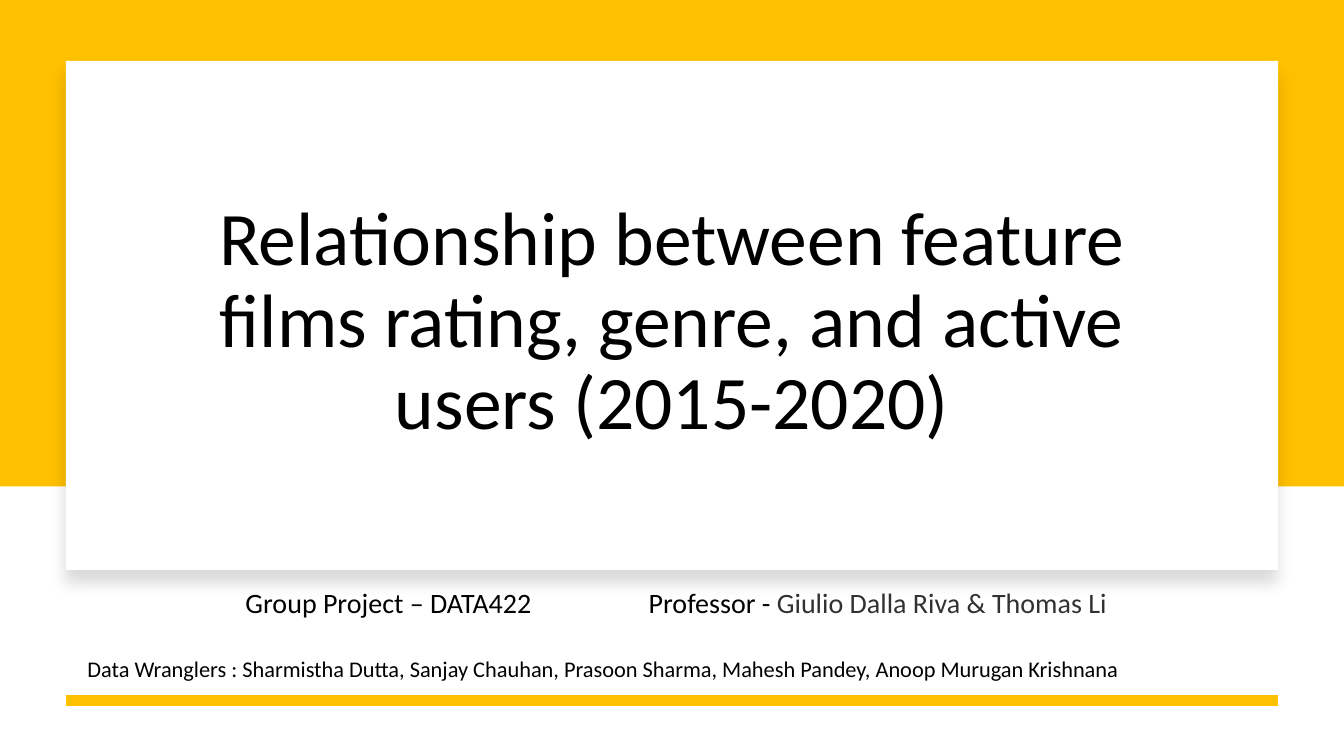
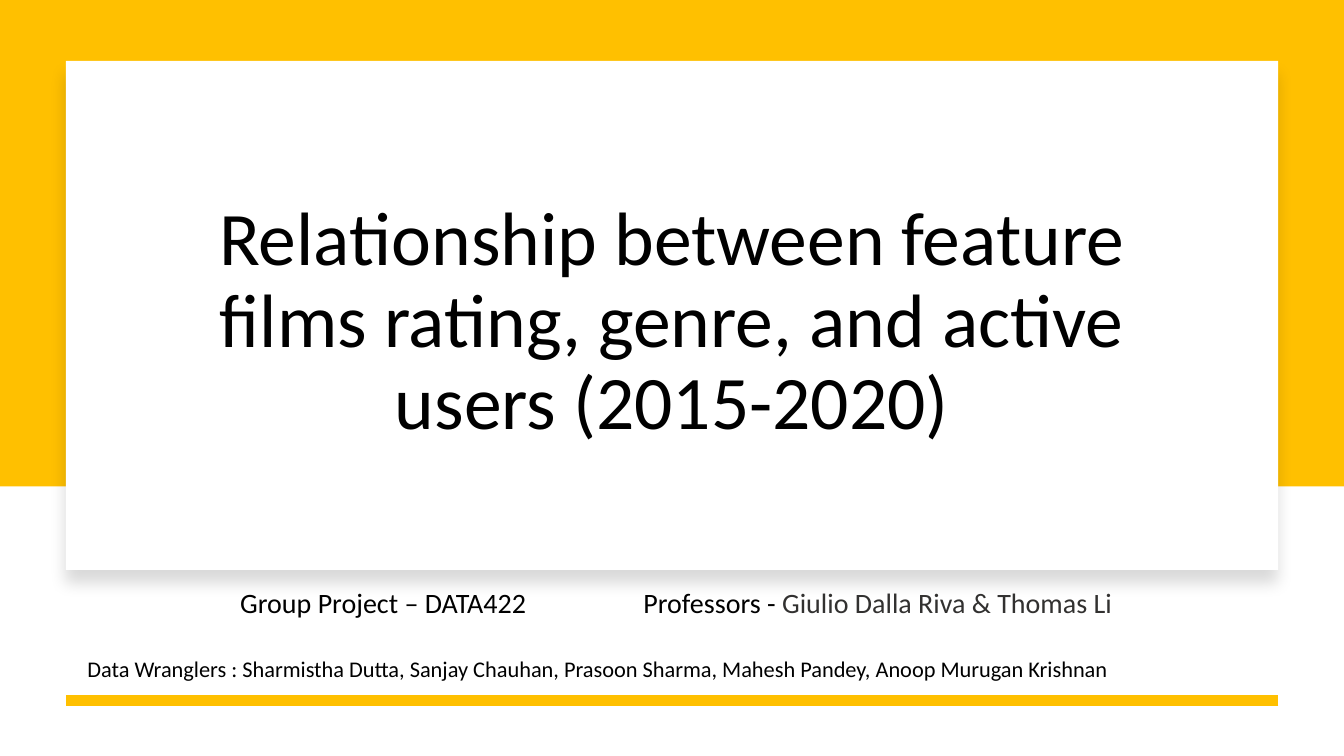
Before and after one commit to prasoons/ProjectDW, a slide deck: slide 1 of Project Presentation - Data Wranglers.pptx. Drawn at 1344x756 pixels with LibreOffice and Linux fonts; fonts in the diff are those of the drawing. Boxes give left, top, right and bottom in pixels: in the first picture for what was removed or moved away, otherwise in the second. Text is boxed around its words. In the diff, an @@ line names an element or a change of style, - is before the commit and + after.

```diff
--- a/Project Presentation - Data Wranglers.pptx
+++ b/Project Presentation - Data Wranglers.pptx
@@ subtitle at (x1=240, y1=593, x2=1112, y2=618): text changed @@
-Group Project – DATA422 Professor - Giulio Dalla Riva & Thomas Li
+Group Project – DATA422 Professors - Giulio Dalla Riva & Thomas Li
@@ text at (x1=87, y1=661, x2=1107, y2=681): text changed @@
-Data Wranglers : Sharmistha Dutta, Sanjay Chauhan, Prasoon Sharma, Mahesh Pandey, Anoop Murugan Krishnana
+Data Wranglers : Sharmistha Dutta, Sanjay Chauhan, Prasoon Sharma, Mahesh Pandey, Anoop Murugan Krishnan
```
Also in this commit, not shown: 3 other slides changed.
